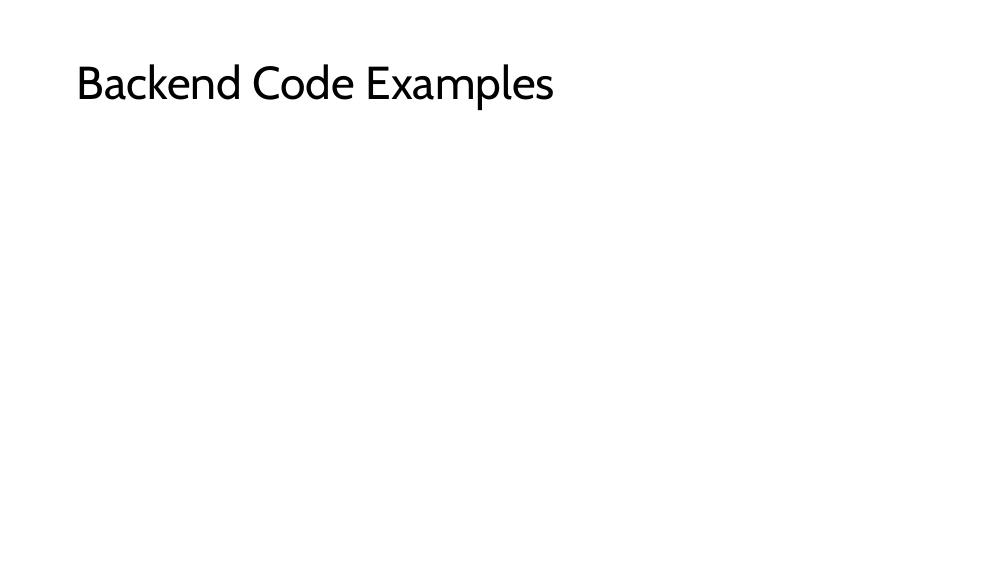
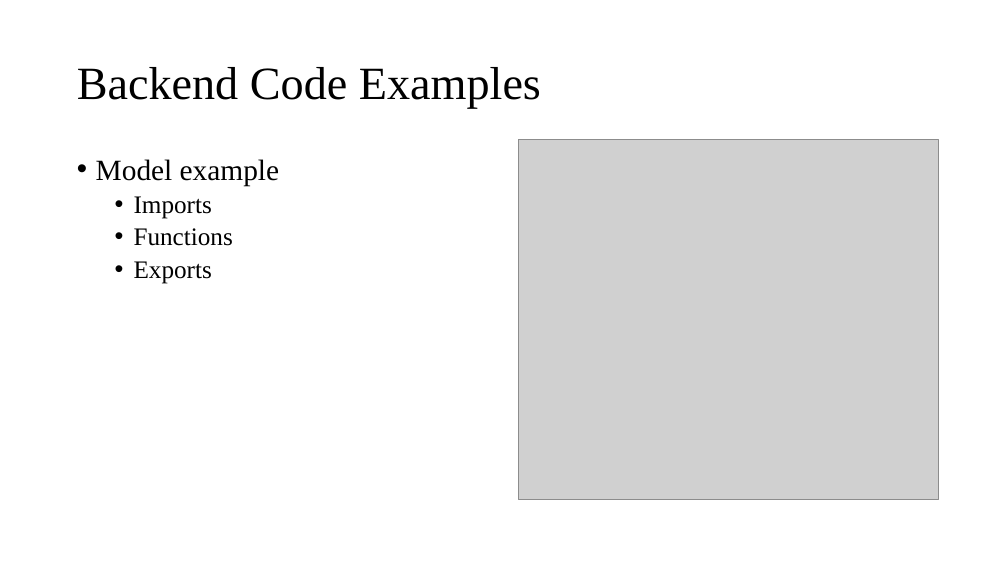
Before and after one commit to EsFrost/m2i_projet, a slide deck: slide 6 of presentation_en.pptx. Drawn at 1008x567 pixels with LibreOffice and Linux fonts; fonts in the diff are those of the drawing; grey boxes stand for pictures. Boxes give left, top, right and bottom in pixels: in the first picture for what was removed or moved away, otherwise in the second. Text is boxed around its words. In the diff, an @@ line names an element or a change of style, - is before the commit and + after.

```diff
--- a/presentation_en.pptx
+++ b/presentation_en.pptx
@@ title "Backend Code Examples" at (x1=77, y1=67, x2=541, y2=109): font Cabin to Times New Roman @@
@@ picture added at (x1=519, y1=140, x2=939, y2=500) @@
@@ text added at (x1=96, y1=159, x2=279, y2=284), 24 pt, text #000000 @@
+• Model example
+  • Imports
+  • Functions
+  • Exports
```
Also in this commit, not shown: 15 other slides changed, 5 slides added, 6 other files.
